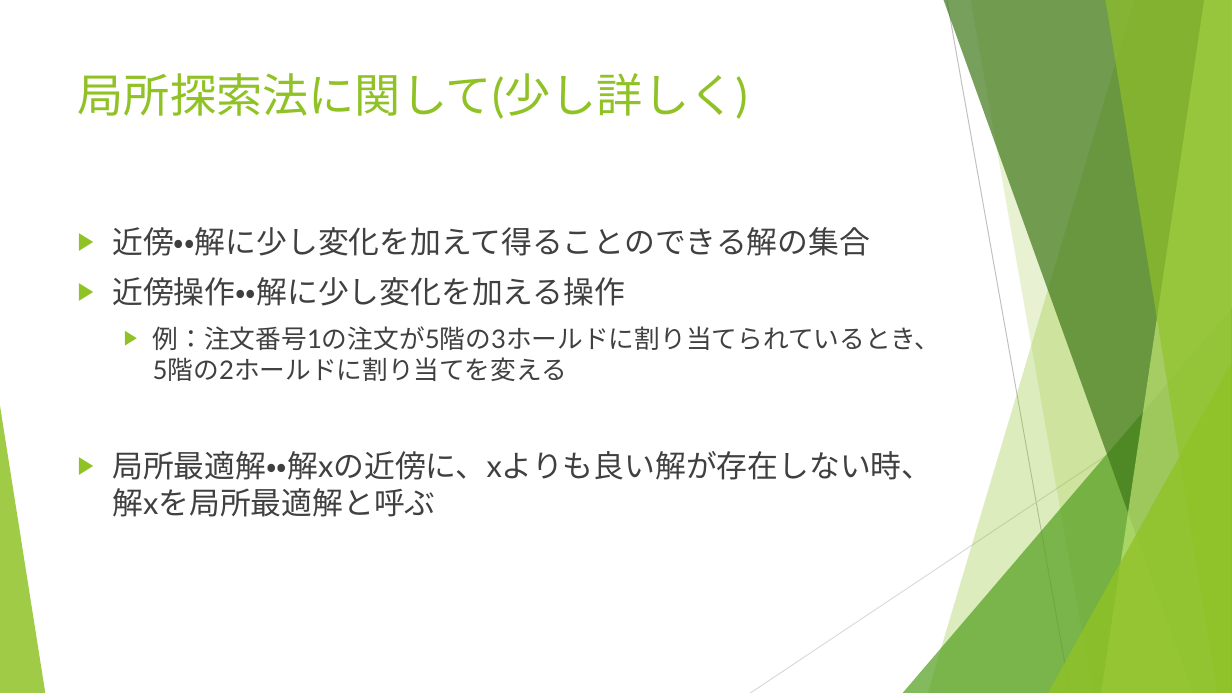
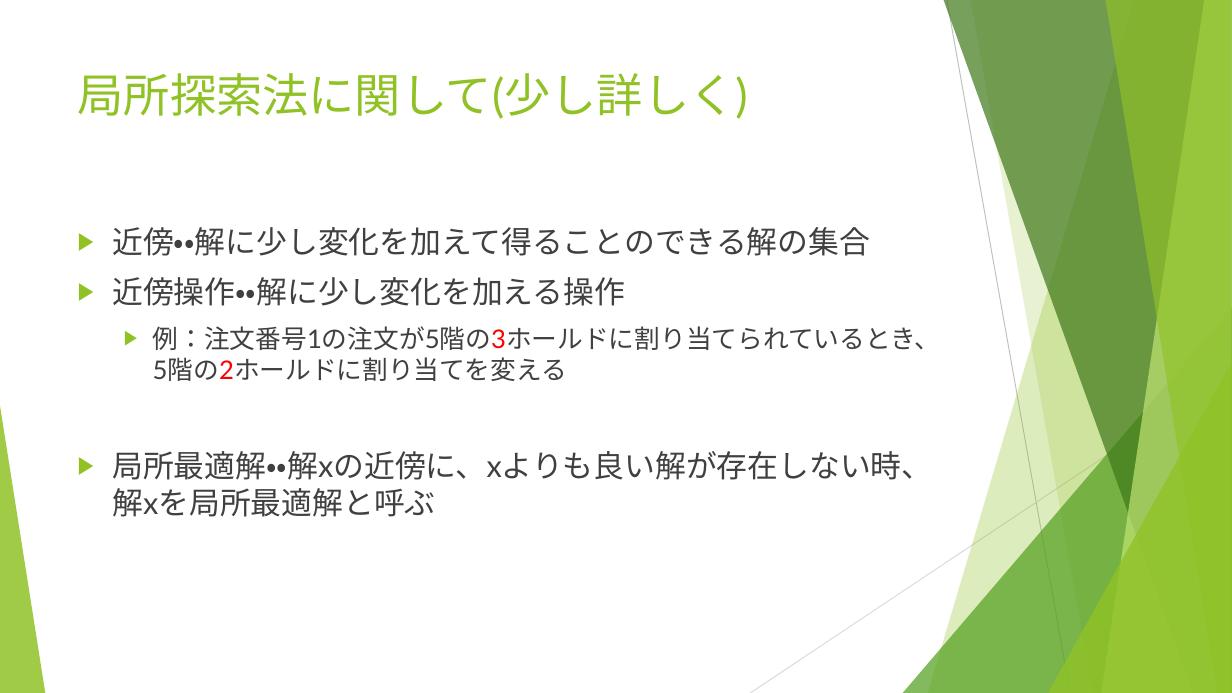
Before and after one commit to r-kurosu/kline_new, a slide deck: slide 4 of 11_30_共有資料.pptx. Drawn at 1232x693 pixels with LibreOffice and Linux fonts; fonts in the diff are those of the drawing. Boxes give left, top, right and bottom in pixels: in the first picture for what was removed or moved away, otherwise in the second. Text is boxed around its words. In the diff, an @@ line names an element or a change of style, - is before the commit and + after.

```diff
--- a/11_30_共有資料.pptx
+++ b/11_30_共有資料.pptx
@@ text at (x1=153, y1=326, x2=941, y2=381): text colour #404040 to #FF0000 in "例：注文番号1の注文が5階の3ホールドに割り当てられているとき、5階の2ホールドに割り当てを変える" @@
```
Also in this commit, not shown: 4 other slides changed, 9 slides added.
